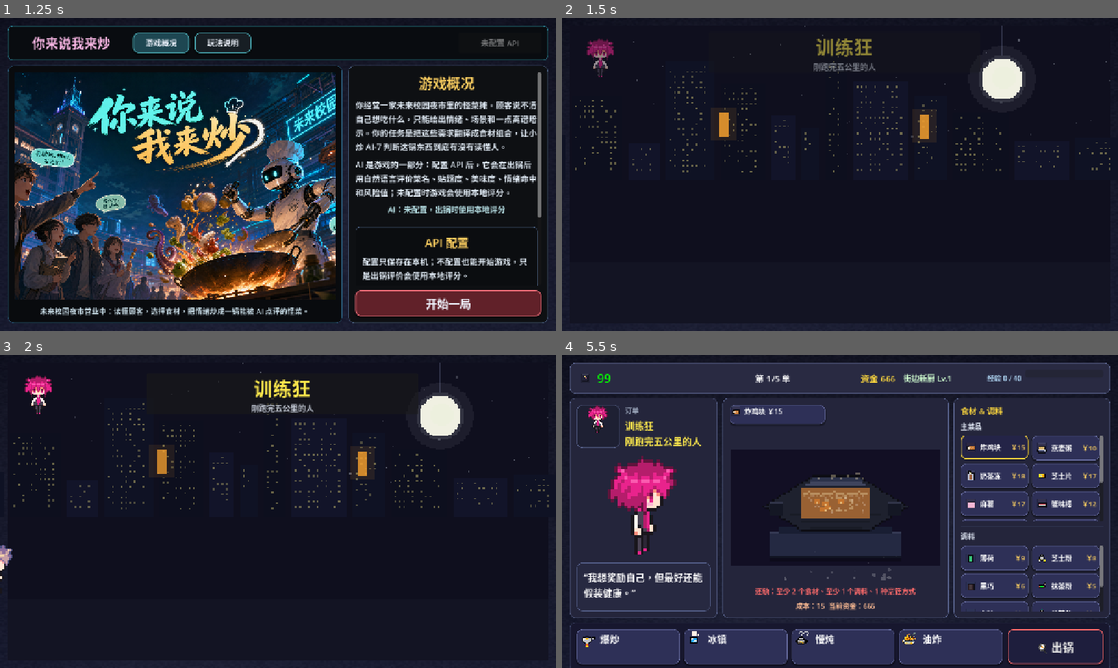
Above: before the commit, frames 1-4 (two rows, left to right).
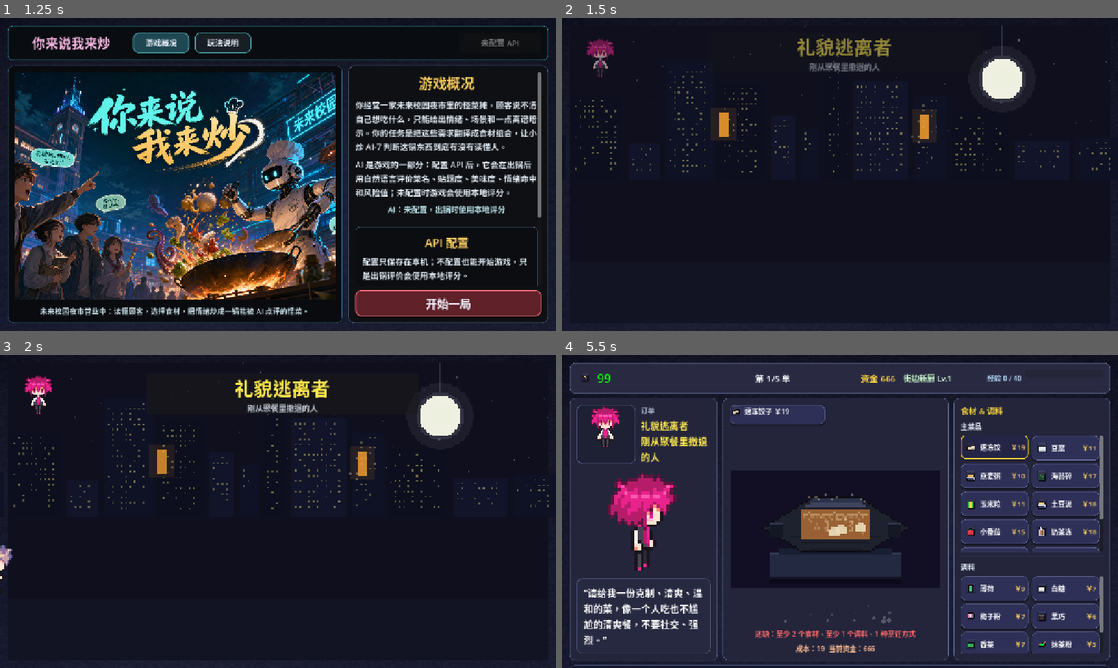
Above: after the commit, the same moments.

Repository: bug-zi/Stirit
Game: Godot game, scene res://main.tscn
The game is run twice, just before and just after one commit, with the same random seed, the same clock (stepped at 60 frames per second) and the same inputs.
Inputs (mouse positions are in pixels of both pictures, inside the frame that each line leads up to):
- Up to frame 1 (1.25 s): click (444, 318) at 0.52 s; type "12" at 0.6 s
- Up to frame 2 (1.5 s): click "开始一局" at 1.25 s
- Up to frame 3 (2 s): no input
- Up to frame 4 (5.5 s): move the mouse to (962, 495) at 2.02 s; move the mouse to (728, 527) at 2.77 s; move the mouse to (895, 442) at 3.52 s; move the mouse to (812, 574) at 4.27 s; click (995, 448) at 5.02 s

Frame 1 is identical in both runs. In frame 2, 0.8% of the frame differs, in the area x 42-60%, y 6-18%; in frame 3, 0.9%; in frame 4, 25%, in the area x 1-99%, y 16-100%.

Commit message:
Expand generated order libraries

Diff:
--- a/main.gd
+++ b/main.gd
@@ -187,12 +187,71 @@
 	{"id": "boss_005", "customer_name": "另一个你", "role": "通宵后出现的精神分身", "avatar_key": "other_self", "request": "我想吃一份能让我继续干活，又能提醒我这不太正常的东西。", "difficulty": 5, "desired_tags": ["续命", "熬夜", "焦虑", "成熟", "风险"], "avoid_tags": ["太安稳", "太快乐"], "boss": true}
 ]
 
+const ABSTRACTION_LEVEL_MAX := 20
+
+const ORDER_ABSTRACTION_LEVELS := [
+	{"level": 1, "label": "具体需求", "pattern": "请给我一份{goal}的菜，像{anchor}，不要{avoid}。"},
+	{"level": 2, "label": "明确场景", "pattern": "我现在在{scene}，想吃点{goal}，口味别往{avoid}跑。"},
+	{"level": 3, "label": "场景暗示", "pattern": "做个能处理{mood}的东西，最好有{anchor}那种明确作用。"},
+	{"level": 4, "label": "功能转情绪", "pattern": "我需要{goal}，但它得藏在{texture}里，别太像任务说明。"},
+	{"level": 5, "label": "情绪明确", "pattern": "给我一口{scene}之后还能继续往前的感觉，方向是{mood}。"},
+	{"level": 6, "label": "情绪混合", "pattern": "把{anchor}压缩成一道菜：有{texture}，也有一点{contradiction}。"},
+	{"level": 7, "label": "需求藏半截", "pattern": "我说不清，只知道身体要{goal}，心里在躲{avoid}。"},
+	{"level": 8, "label": "隐喻需求", "pattern": "做一道像{symbol}旁边那点余温的菜，要能安放{mood}。"},
+	{"level": 9, "label": "松散隐喻", "pattern": "我想吃一种{texture}的答案，能把{contradiction}暂时讲圆。"},
+	{"level": 10, "label": "半抽象", "pattern": "给我一锅介于{anchor}和{symbol}之间的东西，别让它滑向{avoid}。"},
+	{"level": 11, "label": "抽象场", "pattern": "我需要一道能把{mood}折起来收好的菜，边缘最好有{texture}。"},
+	{"level": 12, "label": "反向表达", "pattern": "不要直接给我{goal}，给我它经过{symbol}之后留下的味道。"},
+	{"level": 13, "label": "情绪谜面", "pattern": "这单的谜面是{contradiction}，谜底请炒得像{texture}。"},
+	{"level": 14, "label": "意象主导", "pattern": "我想吃一口{symbol}正在降温的瞬间，别解释太多。"},
+	{"level": 15, "label": "弱线索", "pattern": "做个像{mood}背后那层薄雾的东西，能入口就算你赢。"},
+	{"level": 16, "label": "梦境逻辑", "pattern": "如果{symbol}会饿，它今天大概会点一份{texture}的沉默。"},
+	{"level": 17, "label": "诗性需求", "pattern": "请把{contradiction}炒成可以咀嚼的停顿，别让它太像现实。"},
+	{"level": 18, "label": "近乎抽象", "pattern": "我只想要一种从{symbol}里慢慢浮出来的方向，越少说明越好。"},
+	{"level": 19, "label": "极抽象", "pattern": "给我一口尚未命名的{texture}，让{mood}自己找到座位。"},
+	{"level": 20, "label": "完全抽象", "pattern": "我想吃到{symbol}还没变成语言以前的那一瞬间。"}
+]
+
+const NORMAL_ORDER_ARCHETYPES := [
+	{"key": "exam_cram", "customer_name": "准点崩溃者", "role": "考试前夜还在翻重点的人", "avatar_key": "exam_cram", "anchor": "考前能稳住手的早餐", "scene": "图书馆闭馆前的走廊", "goal": "提神、清醒、不要太油腻", "mood": "慌张但必须清醒", "texture": "清爽又有支撑感", "symbol": "准考证边角的折痕", "contradiction": "越紧张越要装作有计划", "desired_tags": ["早餐", "提神", "清醒", "克制"], "avoid_tags": ["太油腻", "过度刺激"]},
+	{"key": "deadline", "customer_name": "进度条守夜人", "role": "项目截止前还在改最后一版的人", "avatar_key": "deadline_watch", "anchor": "凌晨还能继续工作的续命餐", "scene": "只剩键盘声的宿舍", "goal": "续命、可靠、别太平淡", "mood": "疲惫里夹着焦虑", "texture": "能撑住人的热度", "symbol": "进度条最后那一小格", "contradiction": "快撑不住却还想交得漂亮", "desired_tags": ["续命", "熬夜", "焦虑", "可靠"], "avoid_tags": ["太平淡", "过度健康"]},
+	{"key": "workout", "customer_name": "热量谈判员", "role": "刚运动完又想奖励自己的人", "avatar_key": "workout_reward", "anchor": "跑完步之后不算白练的晚饭", "scene": "操场出口的路灯下", "goal": "饱腹、清爽、看起来健康", "mood": "想奖励自己但还要克制", "texture": "轻盈但不空", "symbol": "运动手环上的绿色圆环", "contradiction": "越自律越想放纵一点", "desired_tags": ["饱腹", "养生", "克制", "清爽"], "avoid_tags": ["负担", "罪恶"]},
+	{"key": "heartbreak", "customer_name": "体面失恋者", "role": "刚删完聊天记录的人", "avatar_key": "heartbreak", "anchor": "甜一点但不丢人的安慰", "scene": "雨停后的便利店门口", "goal": "安慰、温暖、甜但别过头", "mood": "难过但还想保持体面", "texture": "软一点的温柔", "symbol": "没有发出去的句号", "contradiction": "想被哄又不想承认", "desired_tags": ["安慰", "温暖", "甜", "克制"], "avoid_tags": ["过甜", "太热闹"]},
+	{"key": "budget", "customer_name": "月底防线", "role": "饭卡余额快见底的人", "avatar_key": "budget_guard", "anchor": "便宜又能顶住的正经饭", "scene": "食堂窗口快收摊的时候", "goal": "便宜、饱腹、稳定", "mood": "穷得清醒但不想认输", "texture": "踏实的重量", "symbol": "余额短信里的两位数", "contradiction": "预算很低但尊严还在", "desired_tags": ["便宜", "饱腹", "学生", "稳定"], "avoid_tags": ["过度精致", "负担"]},
+	{"key": "night_market", "customer_name": "夜市召唤师", "role": "校门口摊位忠实巡礼者", "avatar_key": "night_market", "anchor": "夜市摊灯刚亮时的快乐", "scene": "校门口最吵的那条街", "goal": "热闹、快乐、有一点罪恶", "mood": "想把今天过成节日", "texture": "热烈又冒烟", "symbol": "油锅上方的霓虹反光", "contradiction": "明知道会后悔但还是想笑", "desired_tags": ["夜市", "热烈", "快乐", "罪恶"], "avoid_tags": ["太健康", "克制过头"]},
+	{"key": "social_escape", "customer_name": "礼貌逃离者", "role": "刚从聚餐里撤退的人", "avatar_key": "social_escape", "anchor": "一个人吃也不尴尬的清爽餐", "scene": "电梯门合上的那一秒", "goal": "克制、清爽、温和", "mood": "终于安静但还要礼貌", "texture": "不打扰人的轻柔", "symbol": "已读不回的小红点", "contradiction": "想要热闹余温又怕被拉回去", "desired_tags": ["克制", "清爽", "温和", "安慰"], "avoid_tags": ["社交", "强烈"]},
+	{"key": "meeting_calm", "customer_name": "会议降温员", "role": "刚开完高压会的人", "avatar_key": "meeting_calm", "anchor": "能把火降下来的冷静餐", "scene": "会议室空调还没关的时候", "goal": "冷静、清爽、稳定", "mood": "火还没灭但必须正常说话", "texture": "凉一点的秩序", "symbol": "白板上没擦干净的箭头", "contradiction": "很想反驳但选择先喝水", "desired_tags": ["冷静", "清爽", "克制", "稳定"], "avoid_tags": ["刺激", "上头"]},
+	{"key": "creative_pitch", "customer_name": "故事包装师", "role": "正在给方案找卖点的人", "avatar_key": "pitch_story", "anchor": "听起来很有故事的校园怪菜", "scene": "路演前十分钟的后台", "goal": "校园感、冲击、快乐", "mood": "心虚但想显得很有创意", "texture": "亮眼但不失控", "symbol": "PPT 首页的巨大标题", "contradiction": "味道可以奇一点但逻辑要圆", "desired_tags": ["学生", "冲击", "快乐", "神秘"], "avoid_tags": ["太普通", "太家常"]},
+	{"key": "homesick", "customer_name": "远行新生", "role": "第一次离家很远的人", "avatar_key": "homesick", "anchor": "像家里厨房传出来的饭", "scene": "宿舍楼下安静的长椅", "goal": "家常、温暖、安全、顶饱", "mood": "想家但不想太伤感", "texture": "稳稳落地的热气", "symbol": "没拨出去的家里电话", "contradiction": "想独立又想被照顾", "desired_tags": ["家常", "温暖", "安全", "饱腹"], "avoid_tags": ["冰冷", "攻击性"]},
+	{"key": "heat_escape", "customer_name": "空调信徒", "role": "从闷热教室逃出来的人", "avatar_key": "heat_escape", "anchor": "能把夏天按暂停的清凉餐", "scene": "空调出风口正下方", "goal": "清凉、清爽、安慰", "mood": "被热到失去文明但还能恢复", "texture": "透明的凉意", "symbol": "杯壁上滑下来的水珠", "contradiction": "想降温又不想变得冷冰冰", "desired_tags": ["清凉", "清爽", "安慰", "冷静"], "avoid_tags": ["油腻", "热烈"]},
+	{"key": "midnight_phone", "customer_name": "再刷十分钟", "role": "短视频刷到凌晨的人", "avatar_key": "midnight_scroll", "anchor": "上头但明天不至于崩盘的宵夜", "scene": "手机电量只剩百分之九的床上", "goal": "上头、快乐、但要克制", "mood": "停不下来但知道不该继续", "texture": "亮一下又暗下去的刺激", "symbol": "刷新出来的下一条视频", "contradiction": "想快乐又怕明天更后悔", "desired_tags": ["上头", "快乐", "克制", "风险"], "avoid_tags": ["负担", "幻觉"]},
+	{"key": "code_clean", "customer_name": "重构洁癖", "role": "刚看完祖传脚本的人", "avatar_key": "code_clean", "anchor": "逻辑清楚但不无聊的工作餐", "scene": "屏幕里全是警告的工位", "goal": "稳定、可靠、清爽", "mood": "想把混乱整理到能运行", "texture": "干净的层次", "symbol": "终于变绿的测试结果", "contradiction": "讨厌混乱但也怕太死板", "desired_tags": ["稳定", "可靠", "成熟", "清爽"], "avoid_tags": ["混乱", "太幼稚"]},
+	{"key": "lab_failed", "customer_name": "第四次会成功", "role": "实验失败三次的理科生", "avatar_key": "lab_retry", "anchor": "失败之后还能再试一次的菜", "scene": "洗手池边的实验手套旁", "goal": "苦一点、提神、最后要治愈", "mood": "挫败但还没放弃", "texture": "先苦后亮", "symbol": "试管底部那点沉淀", "contradiction": "已经累了但还想相信数据", "desired_tags": ["苦", "清爽", "治愈", "提神"], "avoid_tags": ["摆烂", "过甜"]},
+	{"key": "adventure_menu", "customer_name": "隐藏菜单猎人", "role": "专门挑战奇怪搭配的人", "avatar_key": "adventure_menu", "anchor": "别人会犹豫但我会再点的怪菜", "scene": "菜单最下面那行小字前", "goal": "冒险、奇怪、刺激、还要快乐", "mood": "想被吓一下但不是被送走", "texture": "危险边缘的弹跳感", "symbol": "被圈起来的隐藏选项", "contradiction": "越不像饭越想证明它能吃", "desired_tags": ["冒险", "奇怪", "刺激", "快乐"], "avoid_tags": ["无聊", "太安全"]}
+]
+
+const BOSS_ORDER_ARCHETYPES := [
+	{"key": "ai_7", "customer_name": "小炒 AI-7", "role": "亲自下场的点单评价系统", "avatar_key": "ai_boss", "anchor": "人类崩溃和快乐的逻辑闭环", "scene": "评价系统短暂离线后的空白屏", "goal": "续命、快乐、风险和克制同时成立", "mood": "像算法第一次承认自己也会饿", "texture": "精确但带一点毛边", "symbol": "还没落下的评分印章", "contradiction": "越像答案越不像人类", "desired_tags": ["续命", "快乐", "风险", "克制", "神秘"], "avoid_tags": ["太平淡", "太安全"]},
+	{"key": "hackathon_judge", "customer_name": "黑客松评委", "role": "连续看了十个项目的人", "avatar_key": "judge", "anchor": "三分钟内能讲明白的校园奇迹", "scene": "投影仪刚连上的路演厅", "goal": "校园感、提神、笑点和入口都要有", "mood": "疲惫但还愿意被打动", "texture": "像演示成功那一秒的亮光", "symbol": "倒计时归零前的最后一页", "contradiction": "越像噱头越要能落地", "desired_tags": ["学生", "提神", "快乐", "可靠", "冲击"], "avoid_tags": ["太普通", "太危险"]},
+	{"key": "server_alert", "customer_name": "凌晨四点的服务器", "role": "刚报警的线上服务", "avatar_key": "server_alert", "anchor": "能降火但保留事故现场灵魂的补丁", "scene": "日志刷屏的凌晨四点", "goal": "冷静、续命、稳定运行", "mood": "红色告警里挤出来的一点理智", "texture": "低温金属边缘的热气", "symbol": "闪烁但没有熄灭的状态灯", "contradiction": "必须稳定却不能完全无事发生", "desired_tags": ["冷静", "续命", "稳定", "风险", "克制"], "avoid_tags": ["混乱", "过度热烈"]},
+	{"key": "future_principal", "customer_name": "未来校长", "role": "巡视夜市的神秘人物", "avatar_key": "principal", "anchor": "能代表未来校园夜市精神的招牌菜", "scene": "校门口灯牌全部亮起之后", "goal": "便宜、热闹、荒诞但不丢人", "mood": "像规章制度偷偷学会了烟火气", "texture": "有秩序的喧闹", "symbol": "盖着校印的夜市小票", "contradiction": "越离谱越要像传统", "desired_tags": ["便宜", "热烈", "夜市", "神秘", "克制"], "avoid_tags": ["太幼稚", "过度负担"]},
+	{"key": "other_self", "customer_name": "另一个你", "role": "通宵后出现的精神分身", "avatar_key": "other_self", "anchor": "继续干活和知道不正常之间的裂缝", "scene": "屏幕反光里多出来的那张脸", "goal": "续命、熬夜、焦虑和成熟同时在线", "mood": "清醒得不像自己", "texture": "硬撑出来的柔软", "symbol": "被自己盯住的光标", "contradiction": "越需要休息越想证明还能做完", "desired_tags": ["续命", "熬夜", "焦虑", "成熟", "风险"], "avoid_tags": ["太安稳", "太快乐"]},
+	{"key": "canteen_oracle", "customer_name": "食堂预言家", "role": "能从菜单看出命运的人", "avatar_key": "canteen_oracle", "anchor": "像明天运势被炒进锅里的暗示", "scene": "打饭窗口玻璃后的雾气", "goal": "神秘、家常、稳定但带点预兆", "mood": "普通饭点里忽然出现命运感", "texture": "朴素下面藏着回声", "symbol": "勺子背面反出来的未来", "contradiction": "越家常越像玄学", "desired_tags": ["神秘", "家常", "稳定", "温暖", "克制"], "avoid_tags": ["太浮夸", "纯恶搞"]},
+	{"key": "club_legend", "customer_name": "社团传说", "role": "每个活动都出现过的人", "avatar_key": "club_legend", "anchor": "能让所有摊位都认得你的味道", "scene": "活动中心灯光最乱的角落", "goal": "校园、热闹、快乐和一点冒险", "mood": "像报名表自己长出了故事", "texture": "彩色噪点里的节奏", "symbol": "被盖满章的活动手册", "contradiction": "越像凑热闹越要有真正记忆点", "desired_tags": ["学生", "热烈", "快乐", "冒险", "夜市"], "avoid_tags": ["孤独", "太安全"]},
+	{"key": "deadline_deity", "customer_name": "截稿神明", "role": "只在最后十分钟显灵的人", "avatar_key": "deadline_deity", "anchor": "把最后十分钟延展成一整夜的奇迹", "scene": "提交按钮旁边的倒计时", "goal": "提神、续命、冲击和可靠", "mood": "绝望里突然亮起快捷键", "texture": "锋利又能咽下去", "symbol": "还没保存的星号", "contradiction": "越混乱越不能失败", "desired_tags": ["提神", "续命", "冲击", "可靠", "焦虑"], "avoid_tags": ["温吞", "太安全"]},
+	{"key": "night_market_ghost", "customer_name": "夜市幽灵", "role": "收摊后还在排队的人", "avatar_key": "night_ghost", "anchor": "摊灯灭了以后还留在空气里的那口香", "scene": "油锅冷却后的校门口", "goal": "夜市、罪恶、温暖和一点神秘", "mood": "热闹散场之后的余温", "texture": "烟火气的残影", "symbol": "空签子旁边的影子", "contradiction": "已经结束却还让人想回来", "desired_tags": ["夜市", "罪恶", "温暖", "神秘", "快乐"], "avoid_tags": ["冰冷", "太朴素"]},
+	{"key": "final_customer", "customer_name": "第零位顾客", "role": "菜单之外的最终点单人", "avatar_key": "final_customer", "anchor": "所有需求还没有分化之前的一锅", "scene": "开店前一秒和收摊后一秒重叠的地方", "goal": "离谱、治愈、风险和自洽", "mood": "像游戏规则忽然看向玩家", "texture": "无法命名但很有重量", "symbol": "还没被写进订单的空行", "contradiction": "越抽象越要能被吃懂", "desired_tags": ["冒险", "治愈", "风险", "神秘", "克制"], "avoid_tags": ["平庸", "纯恶搞"]}
+]
+
 var rng := RandomNumberGenerator.new()
 var screen_state := "start"
 var order_index := 0
 var current_order := {}
 var current_customer_variant_index := 0
 var normal_order_pool := []
+var normal_order_pool_level := 1
+var generated_normal_orders: Array = []
+var generated_boss_orders: Array = []
 var presented_ingredients: Array = []
 var presented_seasonings: Array = []
 var selected_ingredient_ids := []
@@ -241,6 +300,8 @@
 
 func _ready() -> void:
 	rng.randomize()
+	generated_normal_orders = _build_normal_order_library()
+	generated_boss_orders = _build_boss_order_library()
 	ai_config = _load_user_ai_config()
 	_ensure_item_icons_on_disk()
 	_show_start_screen()
@@ -1379,7 +1440,7 @@
 	active_buffs.clear()
 	pending_buff_choices.clear()
 	mistake_insurance_used = false
-	normal_order_pool = _get_orders(false)
+	_refresh_normal_order_pool_for_day()
 	_pick_next_order()
 	if _should_play_approach_for_order():
 		_show_approach_screen()
@@ -1398,8 +1459,9 @@
 		var boss_orders := _get_orders(true)
 		current_order = boss_orders[rng.randi_range(0, boss_orders.size() - 1)]
 	else:
-		if normal_order_pool.is_empty():
-			normal_order_pool = _get_orders(false)
+		var target_level := _abstraction_level_for_day(day_index)
+		if normal_order_pool.is_empty() or normal_order_pool_level != target_level:
+			_refresh_normal_order_pool_for_day()
 		var pool_index := rng.randi_range(0, normal_order_pool.size() - 1)
 		current_order = normal_order_pool[pool_index]
 		normal_order_pool.remove_at(pool_index)
@@ -3229,7 +3291,7 @@
 
 func _start_next_day() -> void:
 	order_index = 0
-	normal_order_pool = _get_orders(false)
+	_refresh_normal_order_pool_for_day()
 	_pick_next_order()
 	if _should_play_approach_for_order():
 		_show_approach_screen()
@@ -3724,12 +3786,98 @@
 		return {}
 	return available[rng.randi_range(0, available.size() - 1)]
 
-func _get_orders(want_boss: bool) -> Array:
+func _build_normal_order_library() -> Array:
 	var orders := []
-	for order in ORDERS:
-		if bool(order["boss"]) == want_boss:
+	for level_data in ORDER_ABSTRACTION_LEVELS:
+		var level := int(level_data.get("level", 1))
+		var pattern := str(level_data.get("pattern", ""))
+		var label := str(level_data.get("label", ""))
+		for i in range(NORMAL_ORDER_ARCHETYPES.size()):
+			var archetype: Dictionary = NORMAL_ORDER_ARCHETYPES[i]
+			var desired_tags: Array = archetype.get("desired_tags", [])
+			var avoid_tags: Array = archetype.get("avoid_tags", [])
+			var difficulty := clampi(2 + int(floor(float(level - 1) / 7.0)), 2, 4)
+			orders.append({
+				"id": "normal_l%02d_%02d" % [level, i + 1],
+				"customer_name": str(archetype.get("customer_name", "")),
+				"role": str(archetype.get("role", "")),
+				"avatar_key": str(archetype.get("avatar_key", "")),
+				"request": _format_order_request(pattern, archetype),
+				"difficulty": difficulty,
+				"desired_tags": desired_tags.duplicate(),
+				"avoid_tags": avoid_tags.duplicate(),
+				"boss": false,
+				"abstraction_level": level,
+				"abstraction_label": label
+			})
+	return orders
+
+func _build_boss_order_library() -> Array:
+	var orders := []
+	for level in range(18, ABSTRACTION_LEVEL_MAX + 1):
+		var level_data := _get_abstraction_level_data(level)
+		var pattern := str(level_data.get("pattern", ""))
+		var label := str(level_data.get("label", ""))
+		for i in range(BOSS_ORDER_ARCHETYPES.size()):
+			var archetype: Dictionary = BOSS_ORDER_ARCHETYPES[i]
+			var desired_tags: Array = archetype.get("desired_tags", [])
+			var avoid_tags: Array = archetype.get("avoid_tags", [])
+			orders.append({
+				"id": "boss_l%02d_%02d" % [level, i + 1],
+				"customer_name": str(archetype.get("customer_name", "")),
+				"role": str(archetype.get("role", "")),
+				"avatar_key": str(archetype.get("avatar_key", "")),
+				"request": _format_order_request(pattern, archetype),
+				"difficulty": 5,
+				"desired_tags": desired_tags.duplicate(),
+				"avoid_tags": avoid_tags.duplicate(),
+				"boss": true,
+				"abstraction_level": level,
+				"abstraction_label": label
+			})
+	return orders
+
+func _format_order_request(pattern: String, archetype: Dictionary) -> String:
+	var text := pattern
+	for key in ["anchor", "scene", "goal", "mood", "texture", "symbol", "contradiction", "avoid"]:
+		var value := str(archetype.get(key, ""))
+		if key == "avoid" and value == "":
+			var avoid_tags: Array = archetype.get("avoid_tags", [])
+			value = "、".join(avoid_tags)
+		text = text.replace("{%s}" % key, value)
+	return text
+
+func _get_abstraction_level_data(level: int) -> Dictionary:
+	for level_data in ORDER_ABSTRACTION_LEVELS:
+		if int(level_data.get("level", 1)) == level:
+			return level_data
+	return ORDER_ABSTRACTION_LEVELS[ORDER_ABSTRACTION_LEVELS.size() - 1]
+
+func _abstraction_level_for_day(day: int) -> int:
+	return clampi(day, 1, ABSTRACTION_LEVEL_MAX)
+
+func _refresh_normal_order_pool_for_day() -> void:
+	day_index = int(floor(float(completed_orders) / float(TOTAL_ORDERS))) + 1
+	normal_order_pool_level = _abstraction_level_for_day(day_index)
+	normal_order_pool = _get_normal_orders_for_level(normal_order_pool_level)
+
+func _get_normal_orders_for_level(level: int) -> Array:
+	if generated_normal_orders.is_empty():
+		generated_normal_orders = _build_normal_order_library()
+	var orders := []
+	for order in generated_normal_orders:
+		if int(order.get("abstraction_level", 1)) == level:
 			orders.append(order)
 	return orders
+
+func _get_orders(want_boss: bool) -> Array:
+	if not want_boss:
+		if generated_normal_orders.is_empty():
+			generated_normal_orders = _build_normal_order_library()
+		return generated_normal_orders.duplicate()
+	if generated_boss_orders.is_empty():
+		generated_boss_orders = _build_boss_order_library()
+	return generated_boss_orders.duplicate()
 
 func _get_best_result() -> Dictionary:
 	var best := {}
